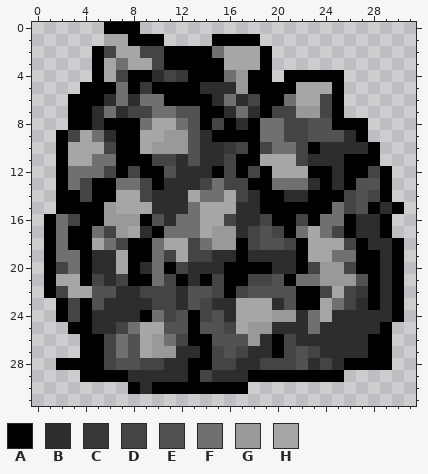
Two states of a pixel-art file, assets/aseprite/Unite_Minerai_Fer.ase. The first picture shows the starting point.
32x32 pixels, 1 frame. Colours within 5 levels of each other are drawn and written as one.
Palette (. is transparent): A #000000  B #2d2d2d  C #383838  D #444444  E #525252  F #707070  G #999999  H #a6a6a6
Pixels before, first column x 1:
 0 .....AAA......................
 1 .....HHAAA....AAAA............
 2 ....ADHHDDAAAAFHHHA...........
 3 ....AHFHHDAAAAAHHHA...........
 4 ....AHDAABDCAAAFGAA.AAAAA.....
 5 ...AAAFACAAAABBBGAAAAHHHA.....
 6 ..AAABFBFFAAAABFBDAAFHHDA.....
 7 ..AABFBDDFFEEAABFBADDGGDA.....
 8 ..AABAAAFHHFEADABAFFDDEEAAA...
 9 .ADHFBAAHHGGEBAAAAFFDDEEEBA...
10 .AHHHDAAHGGGEBBCDADFFDABBBBA..
11 .AHHFFAAADDBEBBDAAHHHDBBBAAA..
12 .AFFFDADAAEBBBADADAHHHAABAADA.
13 .AFDAAFFDABBBDFDDAAFFFBABAEEA.
14 .AADAAHHDBBBHFFHDBAABBAAADEDA.
15 .AAAAGHHHBBBFHHHBBAAAAAAFDEABA
16 AFDAAGGGAEBFFHHDBBDAADAFFABBA.
17 AFAAFDGHBAFFFHGGBDEDAFHFDABBA.
18 AFAAHFDAAFHHDFGGADEEDAHHHDABBA
19 AFFABBHAAFDHDDBBABBBBAHHFFAABA
20 ADFABBHABFADBBBAAAABBADGGDAABA
21 AHHADBDAAFDABADAADDEAFFGGGEABA
22 ADHHEEBBDDDBEEDADEEEEAADHDCABA
23 .ADAEBBBBDDBEDBBHHHBEAAHFDBABA
24 .ADABBBBAFDEADEBHHHGGBFHBBBBBA
25 ..AABBDFHHEEAEEDHGGBBBFBBBBBA.
26 ...AADFEHGFDAAEEEGBADBBBBBBAA.
27 ...AADFEHGGBBADEDBBADEDBBBBAA.
28 .AAAADEEDDBBAADDBBDDDEBDBAAAA.
29 ...AAAABBBBBADBBBAAAAAAAA.....
30 .......ABAAAAAAAA.............
Once edited:
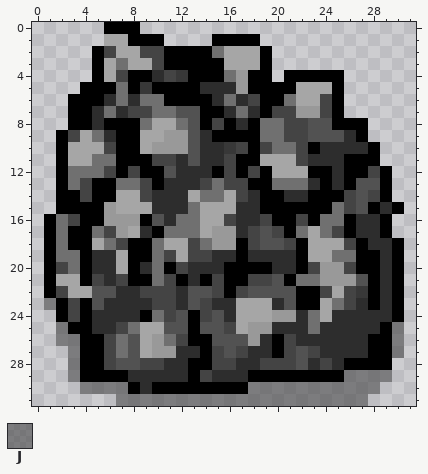
Colours new in this view: J #44444496
The exact change:
Layer "Layer 1":
y 23: x 1 . -> J
y 25: x 2 . -> J; x 30 . -> J
y 26: x 2..3 .. -> JJ; x 30 . -> J
y 27: x 3 . -> J; x 30 . -> J
y 28: x 2..3 AA -> .J
y 29: x 3 . -> J; x 26..29 .... -> JJJJ
y 30: x 4..7 .... -> JJJJ; x 18..28 ........... -> JJJJJJJJJJJ
y 31: x 7..27 ..................... -> JJJJJJJJJJJJJJJJJJJJJ
Where, in picture pixels (left, top, right, bottom), the same in both pictures:
changed: (44, 298, 404, 406)
